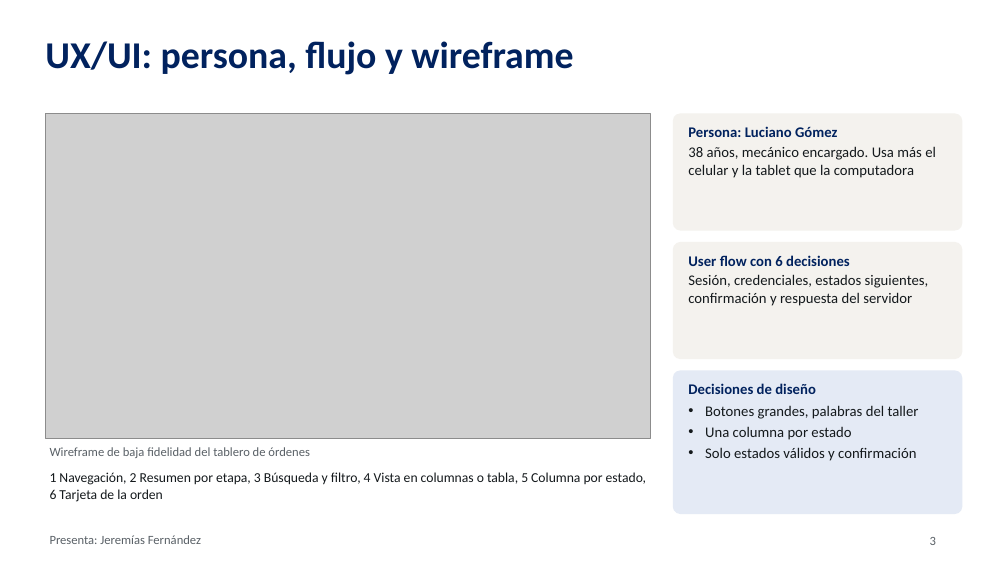
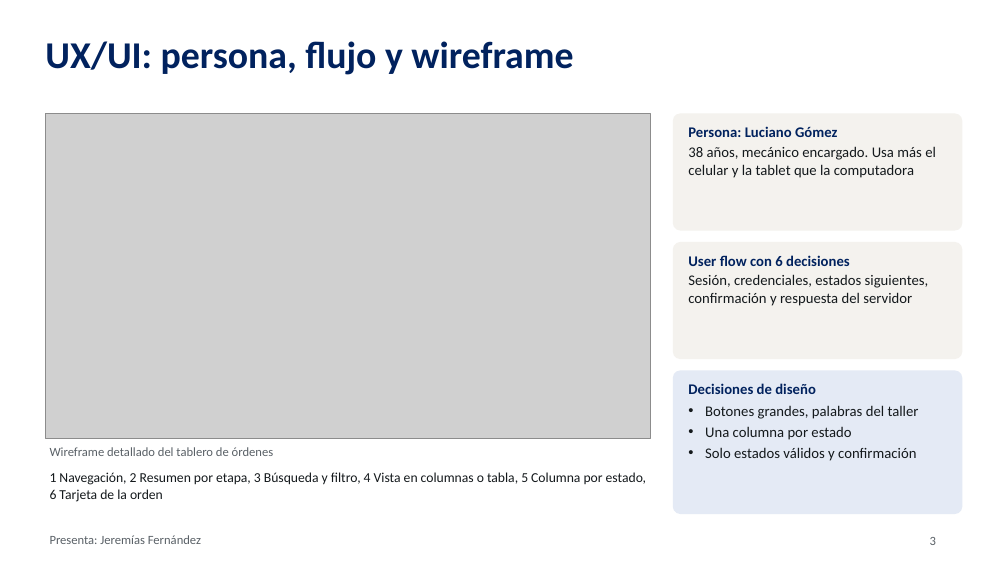
Before and after one commit to Jere3200/taller-ruiz, a slide deck: slide 3 of docs/diapositivas/diapositivas-taller-ruiz.pptx. Drawn at 1008x567 pixels with LibreOffice and Linux fonts; fonts in the diff are those of the drawing; grey boxes stand for pictures. Boxes give left, top, right and bottom in pixels: in the first picture for what was removed or moved away, otherwise in the second. Text is boxed around its words. In the diff, an @@ line names an element or a change of style, - is before the commit and + after.

Commit message:
Agrega el enlace a Figma y aclara los wireframes
- README y docs/ux: enlace al archivo de Figma con la persona, el user flow, el wireframe de baja fidelidad, los wireframes detallados de todas las pantallas y la justificación.
- El wireframe del tablero pasa a llamarse detallado en los SVG, la justificación y las diapositivas.

```diff
--- a/docs/diapositivas/diapositivas-taller-ruiz.pptx
+++ b/docs/diapositivas/diapositivas-taller-ruiz.pptx
@@ text at bbox=[50, 447, 274, 456]: text changed @@
-Wireframe de baja fidelidad del tablero de órdenes
+Wireframe detallado del tablero de órdenes
```
Also in this commit, not shown: 8 other files.
